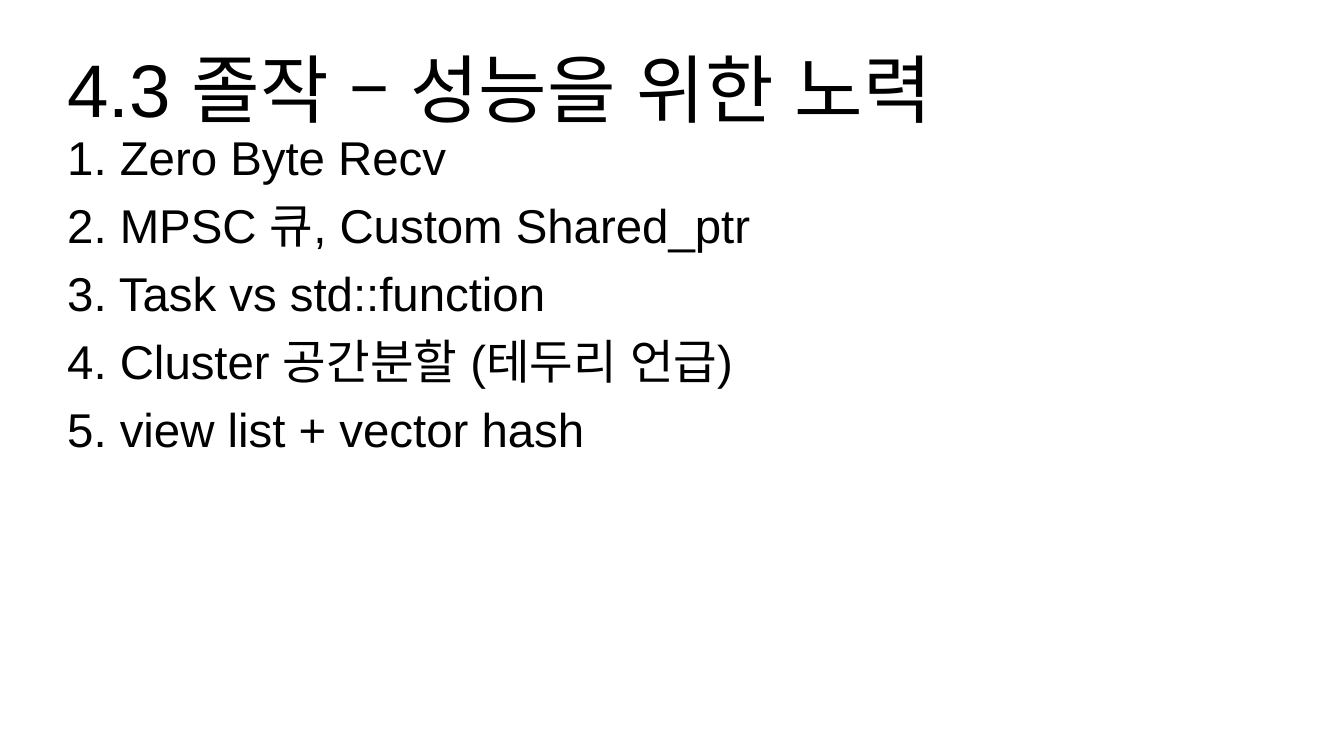
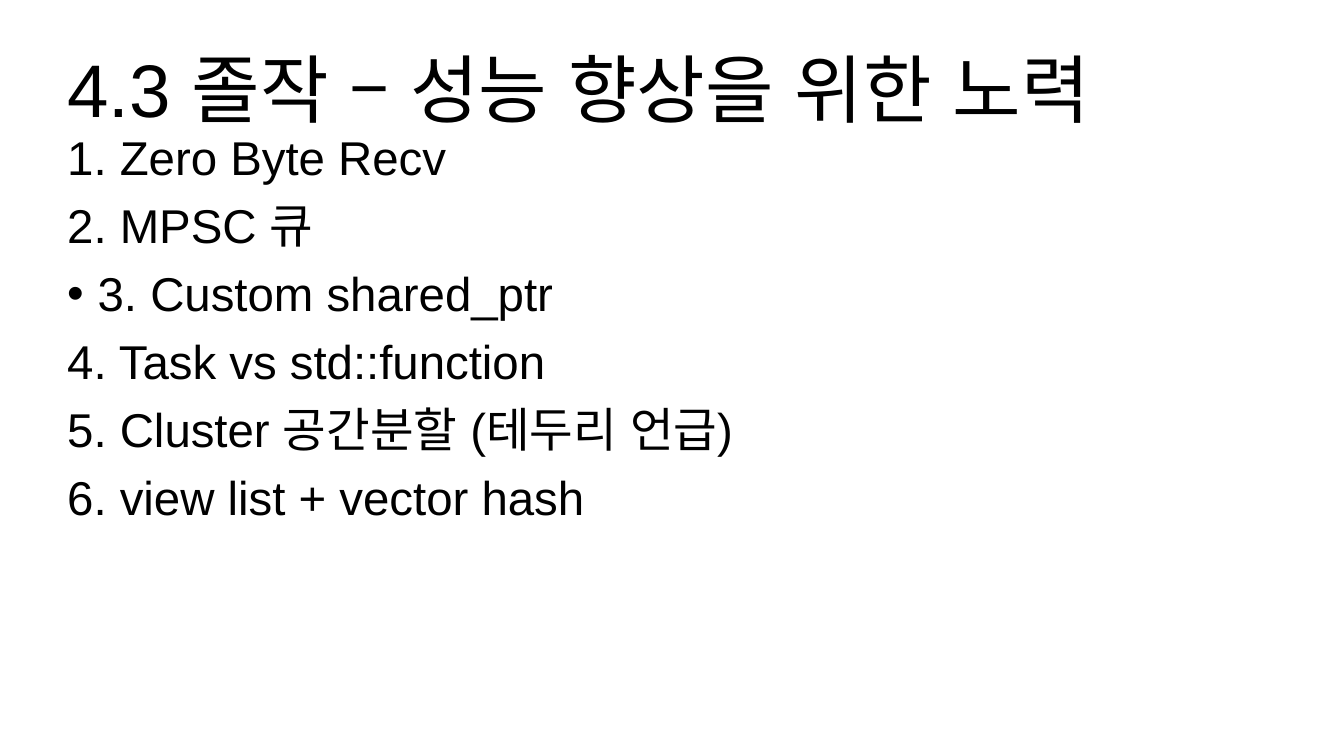
Before and after one commit to hypernagox/FYP_Evergreen, a slide deck: slide 32 of 포트폴리오/서버_최재혁/포트폴리오.pptx. Drawn at 1344x756 pixels with LibreOffice and Linux fonts; fonts in the diff are those of the drawing. Boxes give left, top, right and bottom in pixels: in the first picture for what was removed or moved away, otherwise in the second. Text is boxed around its words. In the diff, an @@ line names an element or a change of style, - is before the commit and + after.

```diff
--- a/포트폴리오/서버_최재혁/포트폴리오.pptx
+++ b/포트폴리오/서버_최재혁/포트폴리오.pptx
@@ title at [67, 55, 1090, 123]: text changed @@
-4.3 졸작 – 성능을 위한 노력
+4.3 졸작 – 성능 향상을 위한 노력
@@ text at [67, 206, 733, 516]: text changed @@
-2. MPSC 큐, Custom Shared_ptr
-3. Task vs std::function
-4. Cluster 공간분할 (테두리 언급)
-5. view list + vector hash
+2. MPSC 큐
+• 3. Custom shared_ptr
+4. Task vs std::function
+5. Cluster 공간분할 (테두리 언급)
+6. view list + vector hash
```
Also in this commit, not shown: 2 other slides changed, 13 slides added, 8 other files.
